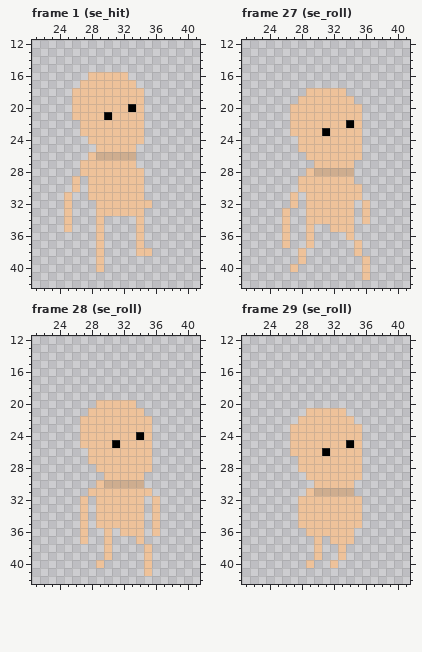
Pixel-art file -- Assets/Sprites/Player/Simple Pete.aseprite. That is the earlier state.
64x64 pixels, 94 frames. Colours within 5 levels of each other are drawn and written as one. Shown: frame 1 (se_hit): x 21..41, y 12..42; frame 27 (se_roll): x 21..41, y 12..42; frame 28 (se_roll): x 21..41, y 12..42; frame 29 (se_roll): x 21..41, y 12..42. The commit also changed other frames, which this record leaves out.
Once edited:
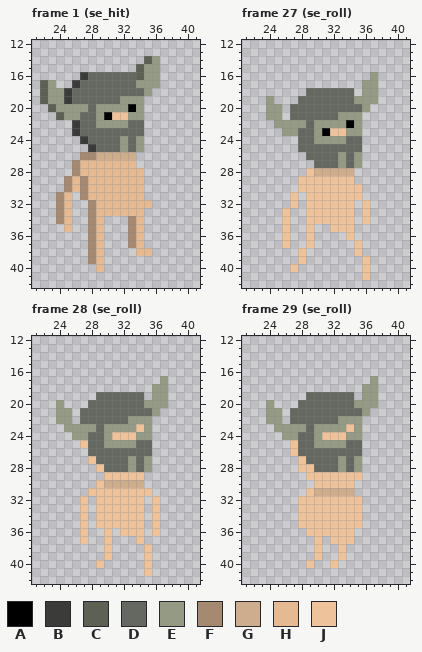
Palette (. is transparent): A #000000  B #3b3c3a  C #5d6054  D #656861  E #949a84  F #a58970  G #cead8f  H #e5ba93  J #eec29a
Difference:
layer "Gear/Head/Iron_Helmet" now shown
--- frame 1 (se_hit), layers "Gear/Head/Iron_Helmet", "Head", "Body"
@@ x 21..41 @@
 13 .....................
-14 .....................
-15 .....................
-16 .......JJJJJ.........
-17 ......JJJJJJJ........
-18 .....JJJJJJJJJ.......
-19 .....JJJJJJJJJ.......
-20 .....JJJJJJJAJ.......
-21 .....JJJJAJJJJ.......
-22 ......JJJJJJJJ.......
-23 ......JJJJJJJJ.......
-24 .......JJJJJJJ.......
-25 ........JJJJJ........
-26 .......JGGGGG........
-27 ......JJJJJJJ........
-28 ......JJJJJJJJ.......
-29 .....J.JJJJJJJ.......
-30 .....J.JJJJJJJ.......
-31 ....J..JJJJJJJ.......
-32 ....J...JJJJJJJ......
-33 ....J...JJJJJJ.......
-34 ....J...J....J.......
-35 ....J...J....J.......
-36 ........J....J.......
-37 ........J....J.......
-38 ........J....JJ......
-39 ........J............
-40 ........J............
+14 ..............CE.....
+15 .............CEE.....
+16 ......BDDDDDDCEE.....
+17 .CE..BDDDDDDDEEE.....
+18 .CEEBDDDDDDDDDE......
+19 .CEEBDDDDDDEEE.......
+20 ..CEEEEDEEEEAE.......
+21 ...CEEDDEAJJEE.......
+22 .....BDDEEEEDD.......
+23 .....BDDDDDDDD.......
+24 ......BDDDDEDE.......
+25 .......BDDDEDE.......
+26 ......FFGGGGG........
+27 .....FHHHHHHH........
+28 .....FHHHHHHHH.......
+29 ....FHFHHHHHHH.......
+30 ....FHFHHHHHHH.......
+31 ...FH.FHHHHHHH.......
+32 ...FH..FHHHHHHH......
+33 ...FH..FHHHHHH.......
+34 ...FH..FH...FH.......
+35 ....H..FH...FH.......
+36 .......FH...FH.......
+37 .......FH...FH.......
+38 .......FH....HH......
+39 .......FH............
+40 ........H............
 41 .....................
--- frame 27 (se_roll), layer "Gear/Head/Iron_Helmet"
@@ x 21..41 @@
 15 .....................
-16 .....................
-17 .....................
-18 ........JJJJJ........
-19 .......JJJJJJJ.......
-20 ......JJJJJJJJJ......
-21 ......JJJJJJJJJ......
-22 ......JJJJJJJAJ......
-23 ......JJJJAJJJJ......
-24 .......JJJJJJJJ......
-25 .......JJJJJJJJ......
-26 ........JJJJJJJ......
-27 .........JJJJJ.......
+16 ................E....
+17 ...............EE....
+18 ........DDDDDD.EE....
+19 ...E...DDDDDDDEEE....
+20 ...EE.DDDDDDDDDE.....
+21 ...EE.DDDDDDEEE......
+22 ....EEEEDEEEEAE......
+23 .....EEDDEAJJEE......
+24 .......DDEEEEDD......
+25 .......DDDDDDDD......
+26 ........DDDDEDE......
+27 .........DDDEDE......
 28 ........JGGGGG.......
--- frame 28 (se_roll), layer "Gear/Head/Iron_Helmet"
@@ x 21..41 @@
 16 .....................
-17 .....................
-18 .....................
-19 .....................
-20 ........JJJJJ........
-21 .......JJJJJJJ.......
-22 ......JJJJJJJJJ......
-23 ......JJJJJJJJJ......
-24 ......JJJJJJJAJ......
-25 ......JJJJAJJJJ......
-26 .......JJJJJJJJ......
-27 .......JJJJJJJJ......
-28 ........JJJJJJJ......
+17 ................E....
+18 ...............EE....
+19 ........DDDDDD.EE....
+20 ...E...DDDDDDDEEE....
+21 ...EE.DDDDDDDDDE.....
+22 ...EE.DDDDDDEEE......
+23 ....EEEEDEEEEJE......
+24 .....EEDDEJJJEE......
+25 ......JDDEEEEDD......
+26 .......DDDDDDDD......
+27 .......JDDDDEDE......
+28 ........JDDDEDE......
 29 .........JJJJJ.......
--- frame 29 (se_roll), layer "Gear/Head/Iron_Helmet"
@@ x 21..41 @@
 16 .....................
-17 .....................
-18 .....................
-19 .....................
-20 .....................
-21 ........JJJJJ........
-22 .......JJJJJJJ.......
-23 ......JJJJJJJJJ......
-24 ......JJJJJJJJJ......
-25 ......JJJJJJJAJ......
-26 ......JJJJAJJJJ......
-27 .......JJJJJJJJ......
-28 .......JJJJJJJJ......
+17 ................E....
+18 ...............EE....
+19 ........DDDDDD.EE....
+20 ...E...DDDDDDDEEE....
+21 ...EE.DDDDDDDDDE.....
+22 ...EE.DDDDDDEEE......
+23 ....EEEEDEEEEJE......
+24 .....EEDDEJJJEE......
+25 ......JDDEEEEDD......
+26 ......JDDDDDDDD......
+27 .......JDDDDEDE......
+28 .......JJDDDEDE......
 29 ........JJJJJJJ......
Changed places in both pictures, as pixel boxes (x1, y1, x2, y2):
changed: (40, 56, 160, 272)
changed: (266, 72, 378, 168)
changed: (56, 376, 168, 472)
changed: (266, 376, 378, 472)
